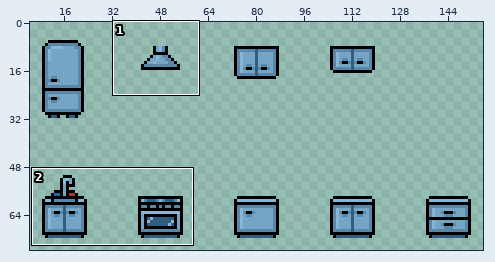
File history of a pixel-art file, Assets/Game/Content/SpriteSheet_Furniture_Kitchen.aseprite. Above, an overview of the earlier version with the close-up marked.
Close-up. Before the edit:
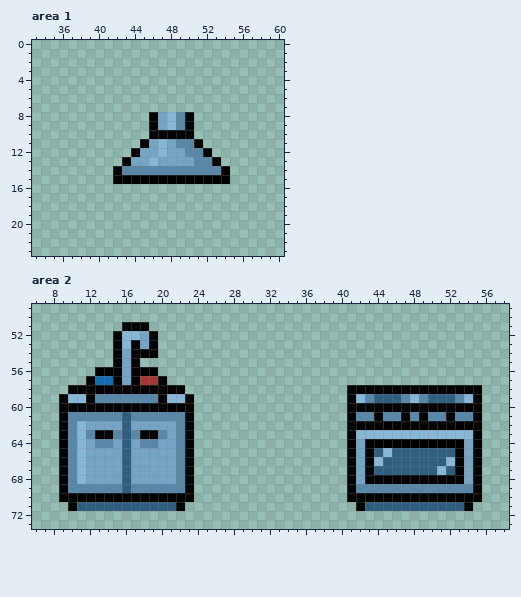
160x80 pixels, 1 frame. Shown: area 1: x 33..60, y 0..23; area 2: x 6..58, y 49..73. The wide view leaves out empty margins.
The same view after the edit:
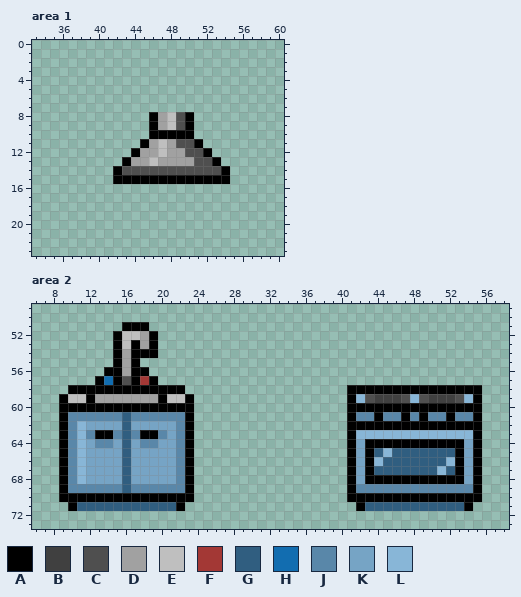
Palette (. is transparent): A #000000  B #404040  C #4f4f4f  D #a1a1a1  E #bfbfbf  F #a33835  G #305e80  H #126db0  J #5987a9  K #76a4c5  L #88b6d7
The edit:
Changed rows in their new state; - is an unchanged pixel.
Area 1:
first column x 43:
 8 ----DEC----
 9 ----DEC----
11 ---DEDCC---
12 --DDEDDCC--
13 -DDEDDDDCC-
14 CCCCCCCCCCC
Area 2:
first column x 10:
52 ------EED-----------------------------------
53 ------E-D-----------------------------------
54 ------D-------------------------------------
55 ------D-------------------------------------
56 ---.--D--.----------------------------------
57 --.A--C--A.---------------------------------
59 EE-DDDDDDD-EE--------------------CBBBC-CBBBC
Changed places in both close-ups, as pixel boxes (x1, y1, x2, y2):
changed: (122, 112, 221, 175)
changed: (68, 331, 185, 403)
changed: (365, 394, 464, 403)
